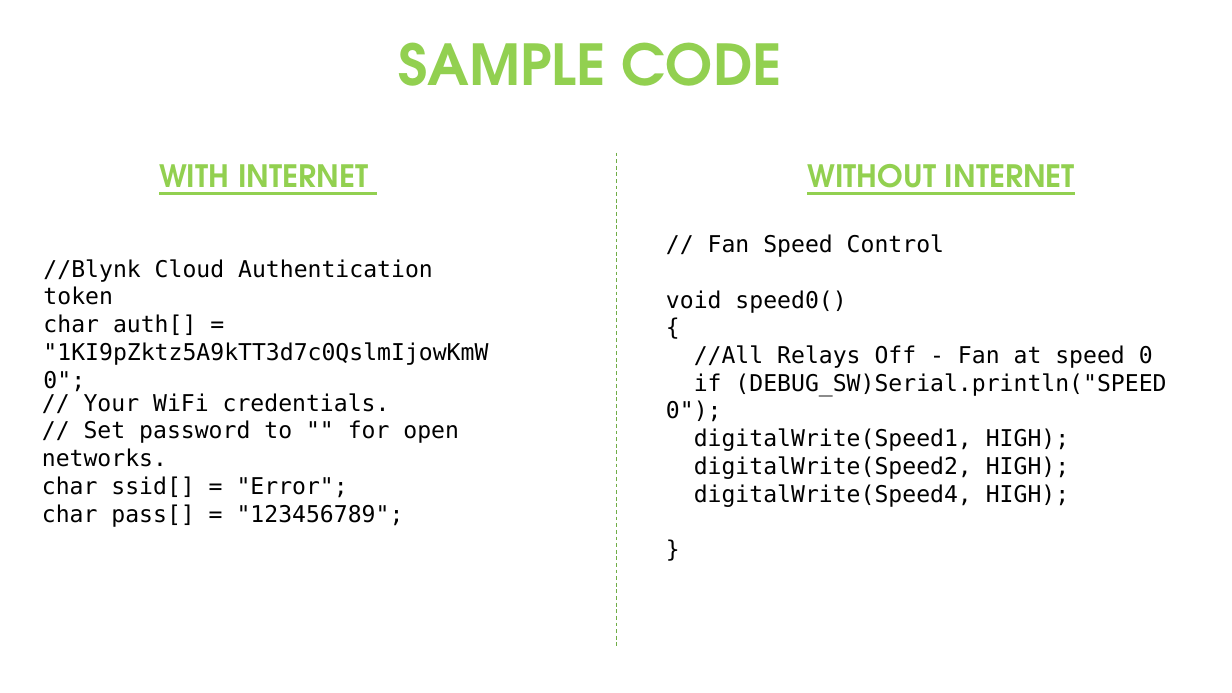
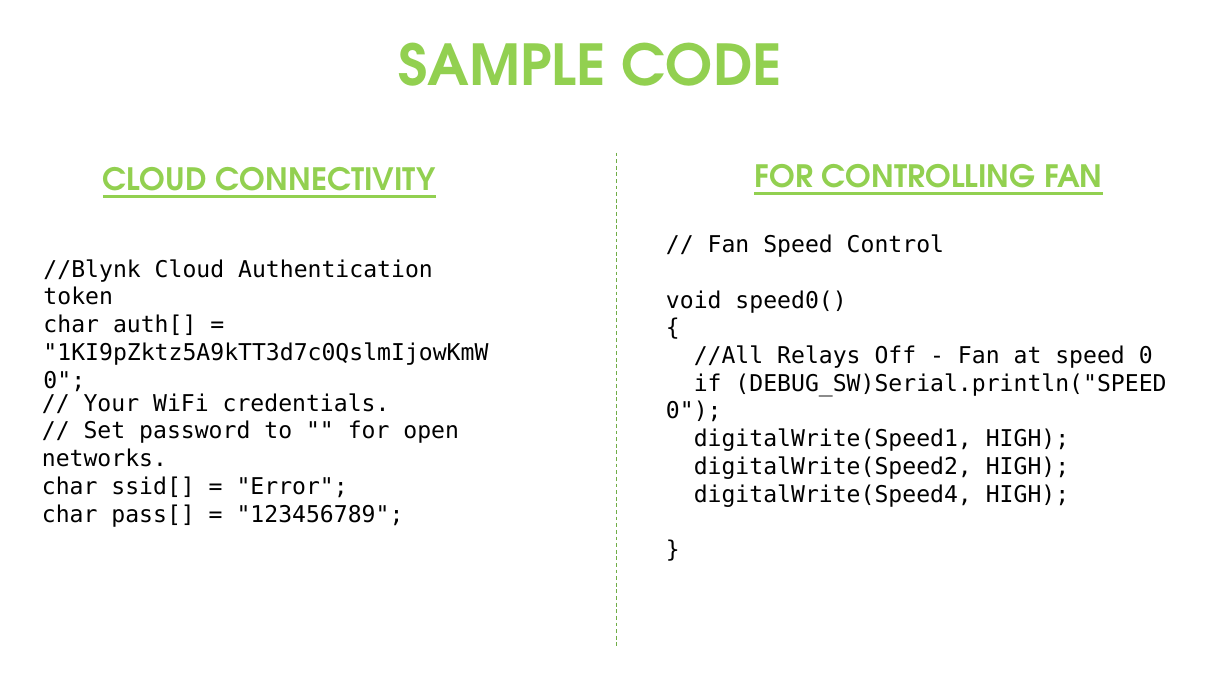
Before and after one commit to aniketmarwade/Home-Automation-2021-FInal-Year-Project, a slide deck: slide 11 of PPT/HOME AUTOMATION PPT.pptx. Drawn at 1232x693 pixels with LibreOffice and Linux fonts; fonts in the diff are those of the drawing. Boxes give left, top, right and bottom in pixels: in the first picture for what was removed or moved away, otherwise in the second. Text is boxed around its words. In the diff, an @@ line names an element or a change of style, - is before the commit and + after.

```diff
--- a/PPT/HOME AUTOMATION PPT.pptx
+++ b/PPT/HOME AUTOMATION PPT.pptx
@@ text at (x1=103, y1=167, x2=436, y2=198): text changed @@
-WITH INTERNET
+CLOUD CONNECTIVITY
@@ text at (x1=754, y1=164, x2=1103, y2=195): text changed @@
-WITHOUT INTERNET
+FOR CONTROLLING FAN
```
Also in this commit, not shown: 1 other slide changed, 2 slides added, 5 other files.
